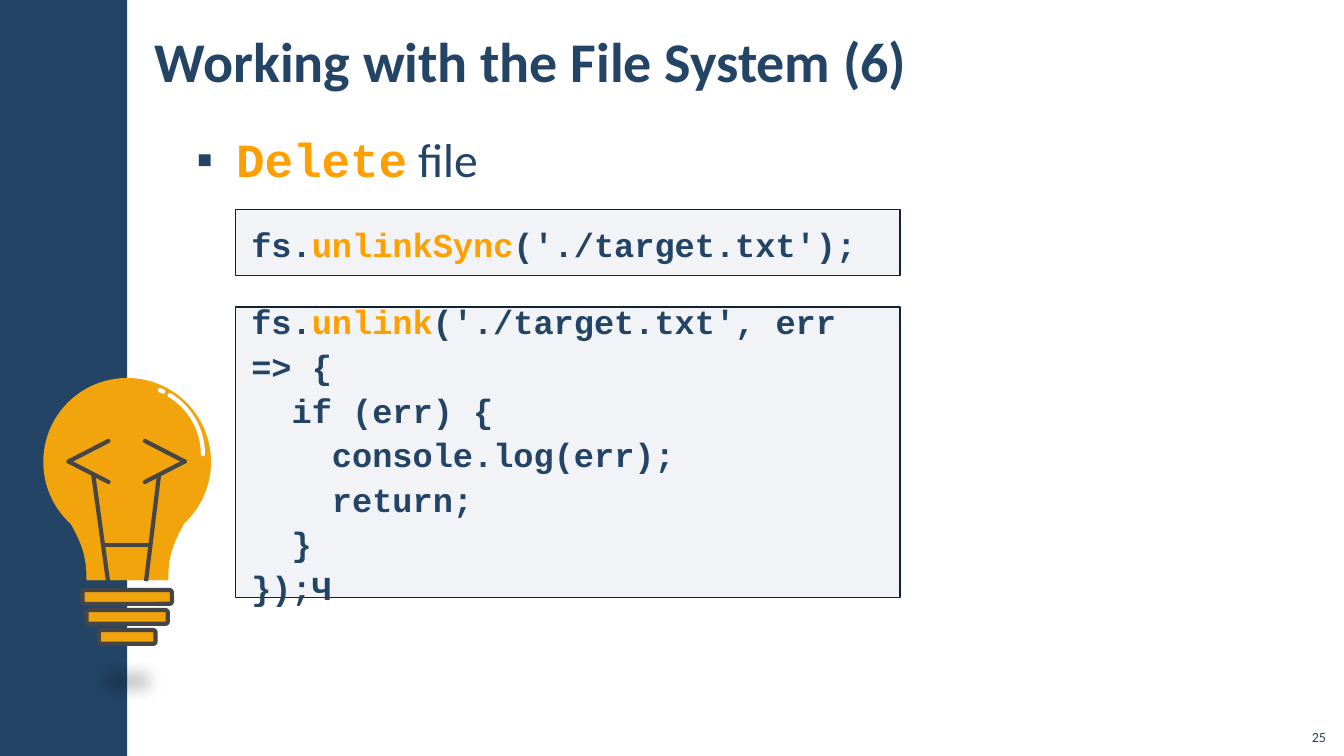
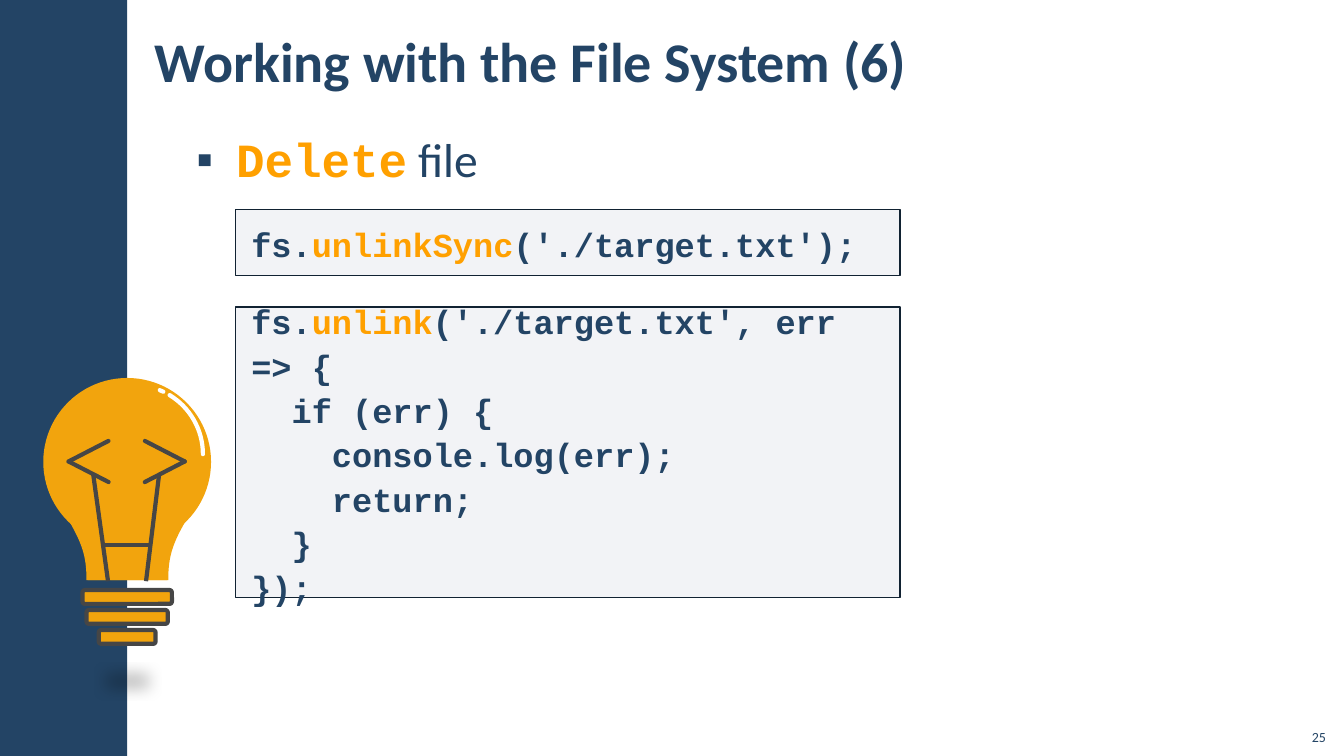
Before and after one commit to slazeRnet/JavaScript, a slide deck: slide 25 of JS-Back-End/02-NodeJS-Streams-and-Utilities/02. NodeJS-Streams-and-Utilities.pptx. Drawn at 1344x756 pixels with LibreOffice and Linux fonts; fonts in the diff are those of the drawing; background and template pictures are left out. Boxes give left, top, right and bottom in pixels: in the first picture for what was removed or moved away, otherwise in the second. Text is boxed around its words. In the diff, an @@ line names an element or a change of style, - is before the commit and + after.

```diff
--- a/JS-Back-End/02-NodeJS-Streams-and-Utilities/02. NodeJS-Streams-and-Utilities.pptx
+++ b/JS-Back-End/02-NodeJS-Streams-and-Utilities/02. NodeJS-Streams-and-Utilities.pptx
@@ text in rectangle at (251, 576, 332, 607): text changed @@
-});Ч
+});
```
Also in this commit, not shown: 2 other files.
